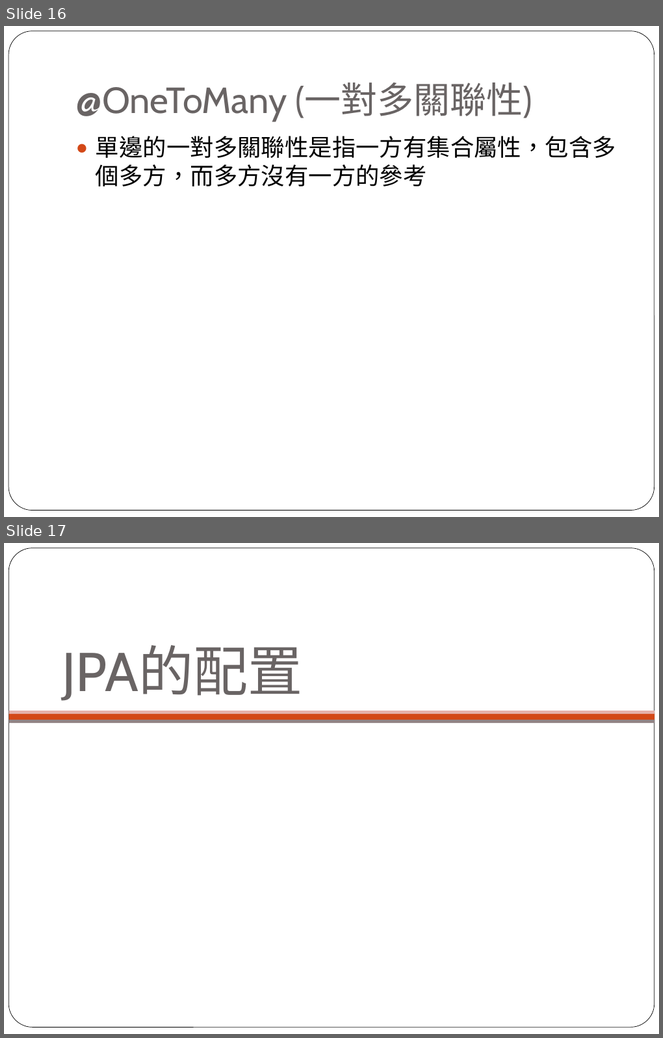
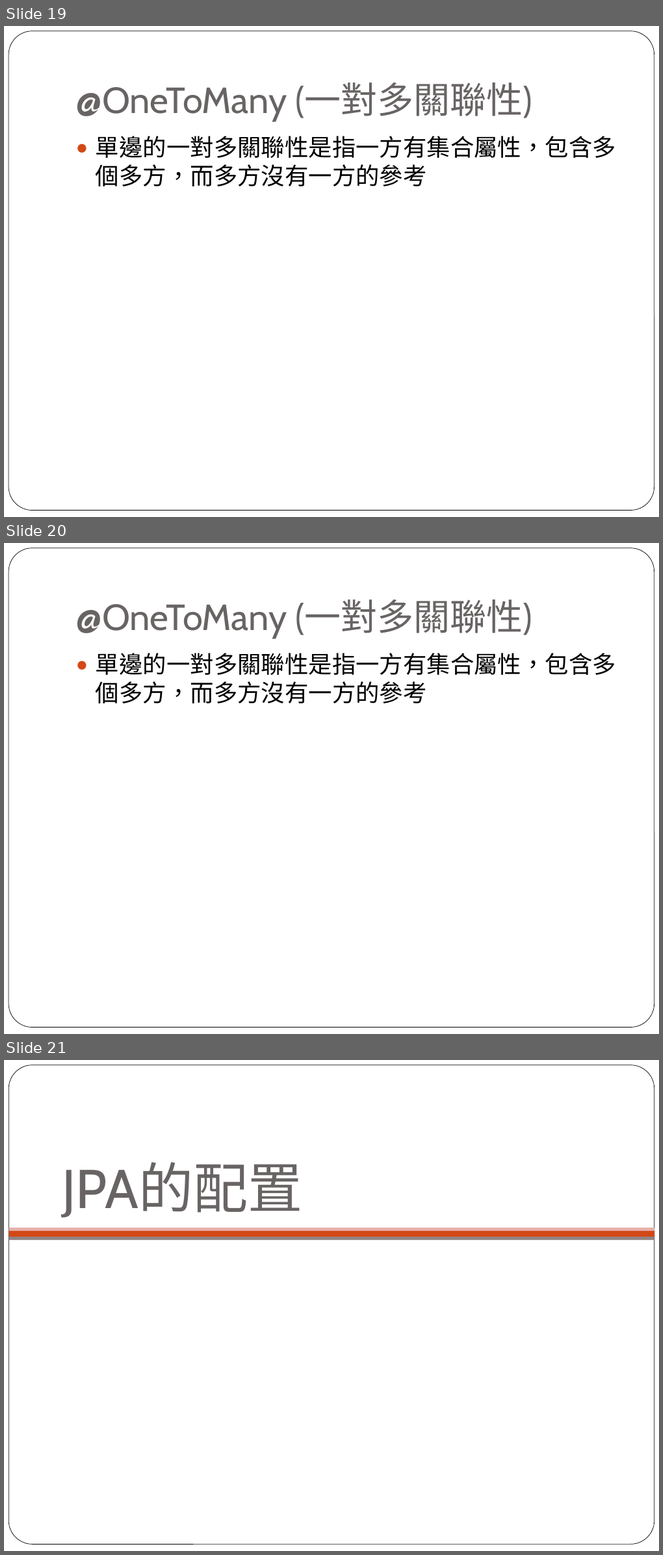
Before and after one commit to lontn/spring-jpa, a slide deck: doc/Spring JPA配置.pptx. Shown one above the other, each under a label of ours: slides 16 and 17 before the commit, slides 19, 20 and 21 after it. The pictures are 663x1038 and 663x1555 pixels, drawn with LibreOffice and Linux fonts; fonts in the diff are those of the drawing; background and template pictures are left out. Boxes give left, top, right and bottom in pixels: in the first picture for what was removed or moved away, otherwise in the second. Text is boxed around its words. In the diff, an @@ line names an element or a change of style, - is before the commit and + after.

```diff
--- a/doc/Spring JPA配置.pptx
+++ b/doc/Spring JPA配置.pptx
@@ slide 20 added at (x1=4, y1=543, x2=659, y2=1034), background #FFFFFF; not listed: 1 template element that a slide beside it also shows @@
@@ title added at (x1=76, y1=600, x2=532, y2=639), 40 pt, text #696464 @@
+@OneToMany (一對多關聯性)
@@ text added at (x1=96, y1=653, x2=616, y2=704), 26 pt, text #000000 @@
+● 單邊的一對多關聯性是指一方有集合屬性，包含多個多方，而多方沒有一方的參考
@@ what was slide 16 is now slide 19 @@
@@ what was slide 17 is now slide 21 @@
```
Also in this commit, not shown: 3 other slides added.
